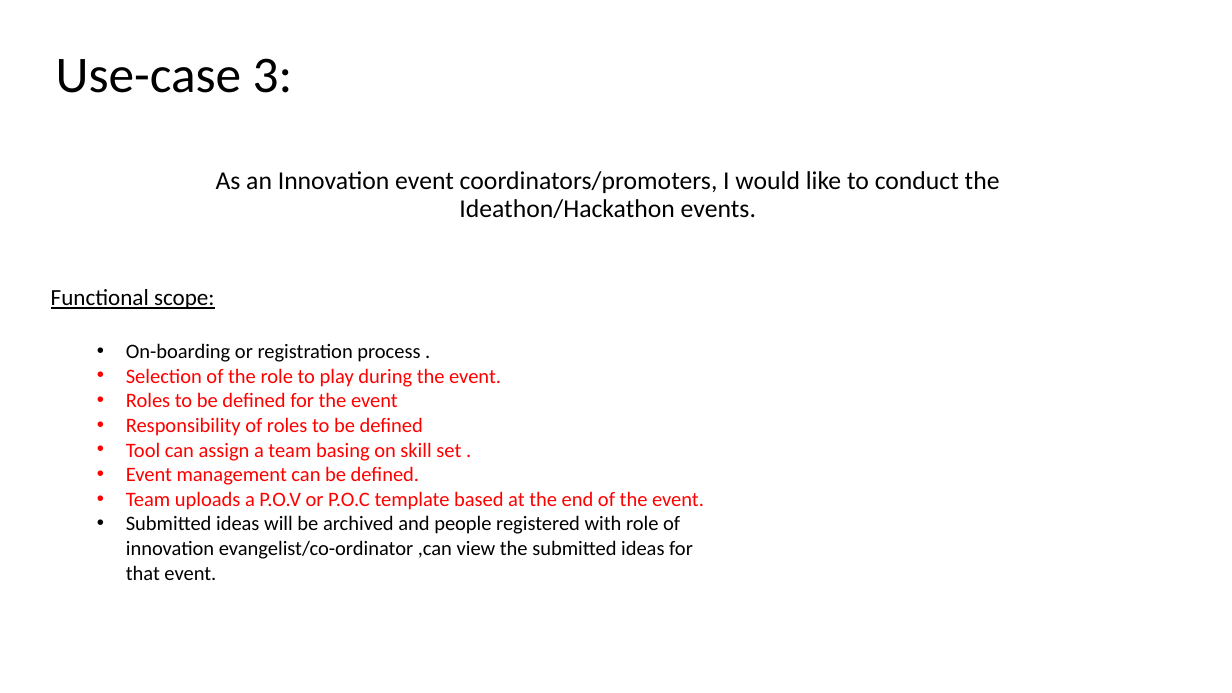
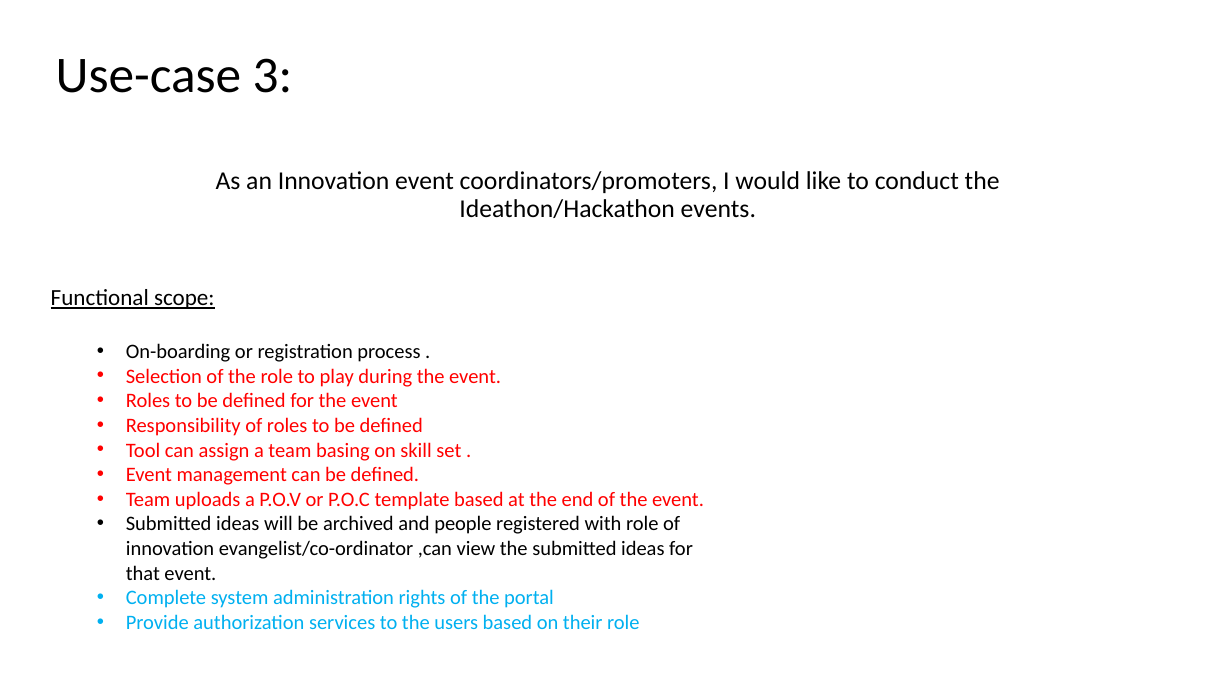
Before and after one commit to Sreenadh1543/ogo-data-holder, a slide deck: slide 4 of 2.use-cases/Use-cases.pptx. Drawn at 1232x693 pixels with LibreOffice and Linux fonts; fonts in the diff are those of the drawing. Boxes give left, top, right and bottom in pixels: in the first picture for what was removed or moved away, otherwise in the second. Text is boxed around its words. In the diff, an @@ line names an element or a change of style, - is before the commit and + after.

```diff
--- a/2.use-cases/Use-cases.pptx
+++ b/2.use-cases/Use-cases.pptx
@@ text at (126,589,639,629): paragraphs added @@
+  • Complete system administration rights of the portal
+  • Provide authorization services to the users based on their role
```
Also in this commit, not shown: 3 other slides changed.
